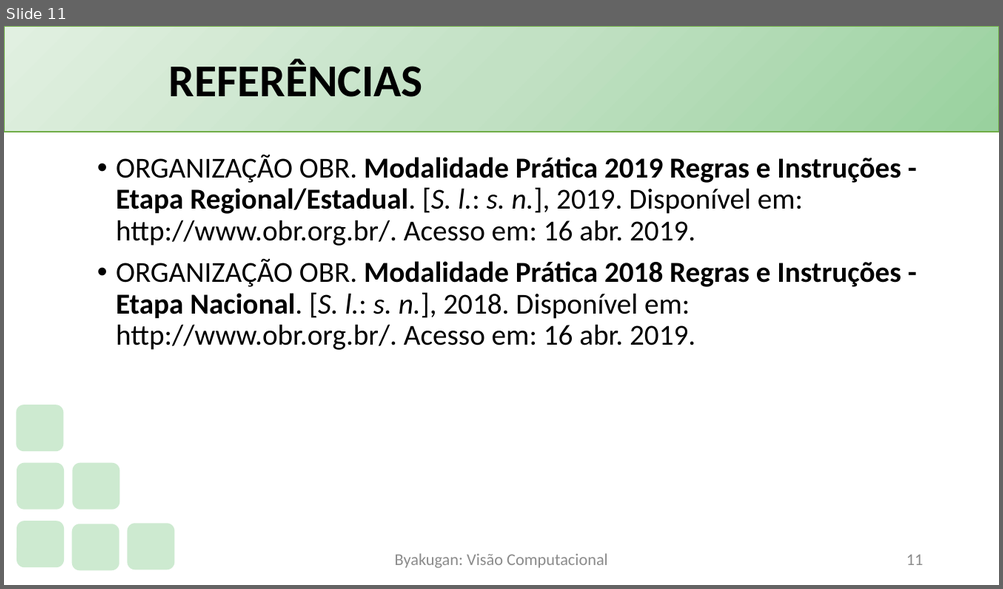
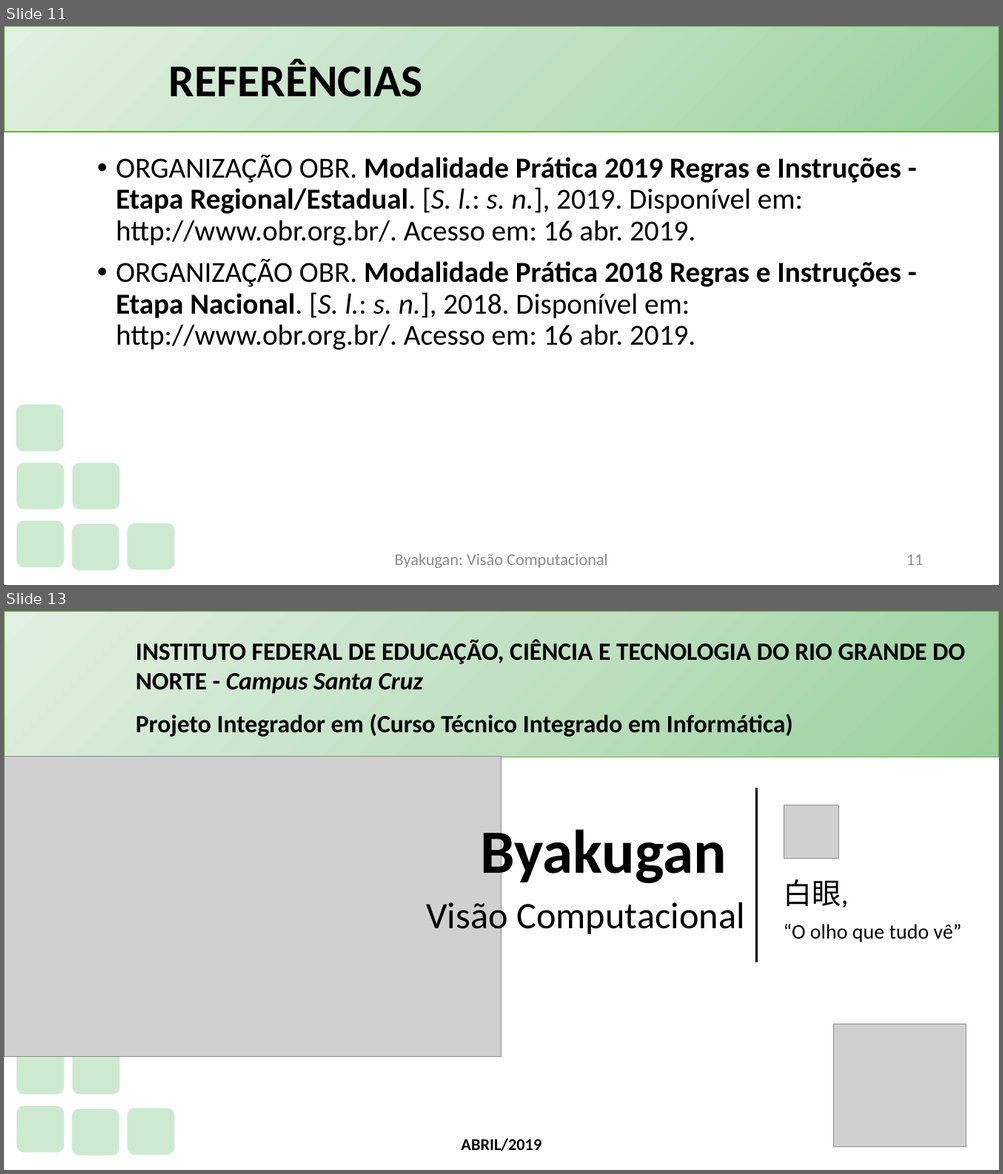
Before and after one commit to PauloVLB/Projeto_Integrador, a slide deck: Slide.pptx. Shown one above the other, each under a label of ours: slide 11 before the commit, slides 11 and 13 after it; the slides between them are not shown. The pictures are 1003x589 and 1003x1174 pixels, drawn with LibreOffice and Linux fonts; fonts in the diff are those of the drawing; grey boxes stand for pictures; background and template pictures are left out. Boxes give left, top, right and bottom in pixels: in the first picture for what was removed or moved away, otherwise in the second. Text is boxed around its words. In the diff, an @@ line names an element or a change of style, - is before the commit and + after.

```diff
--- a/Slide.pptx
+++ b/Slide.pptx
@@ slide 13 added at (x1=4, y1=611, x2=999, y2=1170), background #FFFFFF; not listed: 6 template elements that a slide beside it also shows @@
@@ rectangle added at (x1=4, y1=611, x2=999, y2=758), fill gradient #9AD29F to #C2E2C5 to #E1F0E3, outline #70AD47 1 pt @@
@@ text added at (x1=136, y1=640, x2=965, y2=694), 24 pt, text #000000, bold @@
+INSTITUTO FEDERAL DE EDUCAÇÃO, CIÊNCIA E TECNOLOGIA DO RIO GRANDE DO NORTE - Campus Santa Cruz
@@ text added at (x1=136, y1=714, x2=793, y2=737), 24 pt, text #000000, bold @@
+Projeto Integrador em (Curso Técnico Integrado em Informática)
@@ picture added at (x1=4, y1=757, x2=502, y2=1057) @@
@@ line added from (757, 788) to (757, 963), #000000 2.25 pt @@
@@ picture added at (x1=784, y1=806, x2=839, y2=860) @@
@@ title added at (x1=481, y1=823, x2=726, y2=888), 59.4 pt, text #000000, bold @@
+Byakugan
@@ subtitle added at (x1=426, y1=898, x2=744, y2=937), 36 pt, text #000000 @@
+Visão Computacional
@@ text added at (x1=783, y1=880, x2=962, y2=943), 20 pt, text #000000 @@
+白眼,
+“O olho que tudo vê”
@@ picture added at (x1=834, y1=1025, x2=967, y2=1147) @@
@@ text added at (x1=461, y1=1139, x2=541, y2=1151), 16 pt, text #000000, bold @@
+ABRIL/2019
```
Also in this commit, not shown: 6 slides changed, 1 other file.
